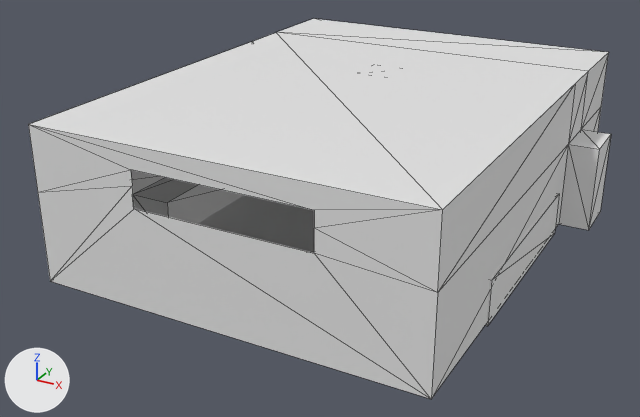
Before and after pictures for a commit that changed the glTF model public/assets/models/kitchen.glb.
One viewpoint serves both versions: a 50 mm lens placed at (10.02, -21.86, 10.34), pointed at (-0.42, -2.87, 0.85). Every picture has the same lights, and +X, +Y and +Z are marked at lower left. Mesh edges are drawn as thin lines. Where no turn or scale is listed for an object, it has been applied to the vertices. Vertices at the same position are counted once.

Objects in the first picture: 'Room', 'left-tabletop', 'right-tabletop'.
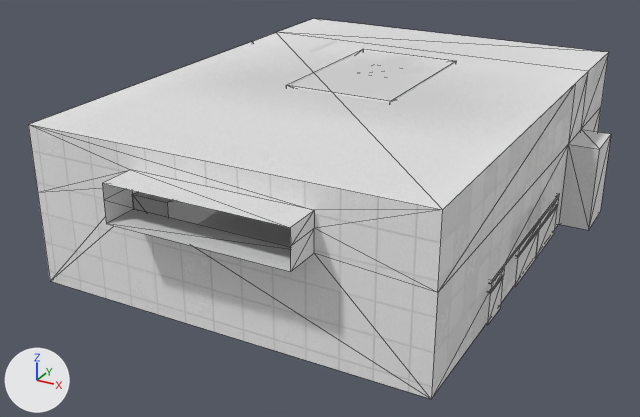
Where the newer file only moved an object's origin or applied its transform, the numbers keep the older frame.

What differs and where, as boxes [x1, y1, x2, y2] in the pictures (640 x 417 px; the box of a moved part takes in the faces that stretch with it):
'right-tabletop', reshaped
    before: [486, 194, 559, 326]
    after: [486, 194, 559, 325]
'centre-worktop', reshaped (not visible before)
    after: [286, 49, 457, 103]
part 1 of me_plane, added
    after: [102, 170, 314, 272]
part 2 of me_plane, recoloured
    both: [42, 45, 597, 341]
part 4 of me_cube_002, added
    after: [536, 199, 558, 258]
part 5 of me_cube_002, added
    after: [513, 222, 540, 287]
part 6 of me_cube_002, added
    after: [486, 268, 504, 325]
part 7 of me_cube_002, moved or reshaped
    before: [486, 195, 559, 326]
    after: [490, 195, 559, 283]

What the commit changed:
Picture 'small-kitchen_diffuse' (img_small_kitchen_diffuse) is new.
Picture 'small-kitchen_roughness' (img_small_kitchen_roughness) is new.
Material 'aluminium' (mat_aluminium) is new.
Its base color is (1.0, 1.0, 1.0) (white #ffffff).
Its metallic is 0.695.
Its roughness is 0.86.
Material 'Material.006' (mat_material_006) is new.
Uses the picture img_small_kitchen_diffuse.
Uses the picture img_small_kitchen_roughness.
me_plane is used by ob_room; location (0.0, 0.0, 0.0).
Verts and faces of me_plane; kept vertices keep their numbers, new ones are numbered from 38.
Before the commit, vertices of me_plane: 32 (2.4, -8.23, 3.46) at pixel (314, 210), 33 (-2.1, -8.23, 3.46) at pixel (130, 169), 34 (-2.1, -8.23, 2.55) at pixel (134, 208), 35 (2.4, -8.23, 2.55) at pixel (314, 253), 36 (-2.1, -8.23, 3.08) at pixel (132, 185).
Before the commit, vertices of me_plane: 37 (2.4, -8.23, 3.08) at pixel (314, 228).
me_plane had 38 vertices, 68 faces and spanned x -5.83..5.83, y -8.23..5.0, z 0.0..4.02.
me_plane now has 44 vertices, 80 faces and spans x -5.83..5.83, y -9.13..5.0, z 0.0..4.02.
Part 1, on me_plane:
New vertices 38 to 43 stand at vertices 32 to 37, in that order, plus (0.0, -0.9, 0.0).
New faces: (33, 39, 36), (36, 39, 42), (34, 36, 42), (34, 42, 40), (34, 40, 35), (35, 40, 41).
New faces: (32, 38, 33), (33, 38, 39), (35, 41, 37), (37, 41, 43), (32, 37, 43), (32, 43, 38).
me_plane part 2: 68 faces spanning x -5.83..5.83, y -8.23..5.0, z 0.0..4.02 switch from no material to mat_material_006.
me_cube_001 is used by ob_centre_worktop; location (0.0, 0.0, 3.43).
me_cube_001 had 20 vertices, 32 faces and spanned x -1.0..1.0, y -2.05..1.0, z -3.45..0.54.
me_cube_001 no longer uses material mat_material_001 (white #e7e7e7).
me_cube_001 no longer uses material mat_material (white #e7e7e7).
me_cube_001 now has 44 vertices, 72 faces and spans x -1.48..1.48, y -2.77..1.73, z -3.45..0.62.
me_cube_001 part 3: a new loose piece of 24 vertices spanning x -1.48..1.48, y -2.77..1.73, z -0.04..0.62, in mat_aluminium (white #ffffff).
me_cube_001 now uses material mat_aluminium (white #ffffff).
me_cube_002 is used by ob_right_tabletop; location (4.45, 0.0, 0.52).
Verts and faces of me_cube_002; kept vertices keep their numbers, new ones are numbered from 8.
Before the commit, vertices of me_cube_002: 0 (-0.58, -4.99, -0.58), 3 (-0.58, 0.58, -0.58), 5 (0.58, 0.58, -0.58) at pixel (554, 233), 7 (0.58, -4.99, -0.58) at pixel (487, 326).
me_cube_002 had 8 vertices, 12 faces and spanned x -0.58..0.58, y -4.99..0.58, z -0.58..0.58.
me_cube_002 now has 80 vertices, 144 faces and spans x -0.58..0.58, y -4.99..0.58, z -0.57..0.58.
me_cube_002 part 4: a new loose piece of 24 vertices spanning x -0.58..0.58, y -1.19..0.54, z -0.57..0.48.
me_cube_002 part 5: a new loose piece of 24 vertices spanning x -0.58..0.58, y -2.96..-1.23, z -0.57..0.48.
me_cube_002 part 6: a new loose piece of 24 vertices spanning x -0.58..0.58, y -4.98..-4.09, z -0.57..0.48.
Part 7, on me_cube_002:
Vertices 0, 3, 5, 7 move by (0.0, 0.0, 1.08).
